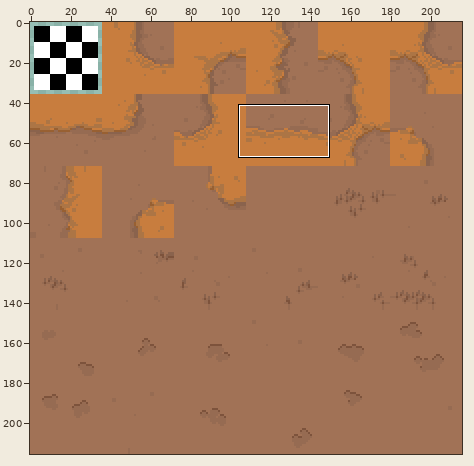
Two versions of one sprite sheet, tilesets/TileSet_ground_deco/output_tileset.png. The first picture is a wide view before the edit; the outline marks the close-up.
Close-up. As it was:
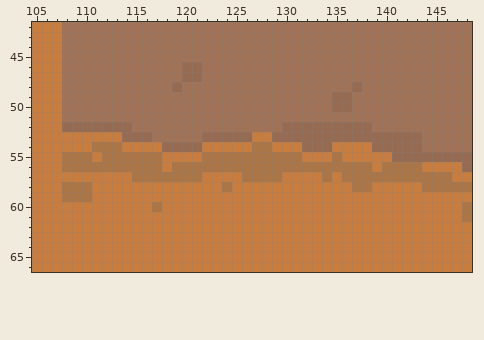
The file is 216x216 pixels. Shown: x 105..148, y 42..66.
Once edited:
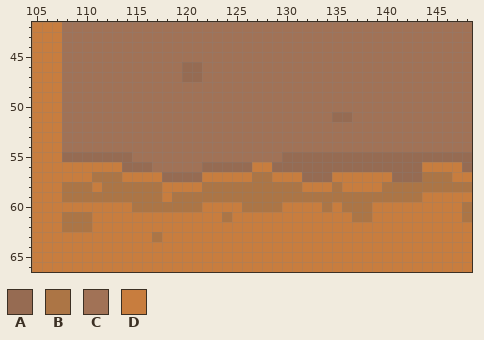
Palette (. is transparent): A #966b52  B #ac7545  C #a17256  D #c87d3e
Difference:
The author changed colour B to colour A in row 55 at x 108 to 110, 112 to 114, 130 to 131 and 135; in row 56 at x 114 to 116, 122 to 126, 129 to 138 and 140 to 143; in row 57 at x 118 to 121, 134 and 141 to 143.
The author changed colour C to colour A in row 51 at x 135 to 136.
The author changed colour D to colour A in row 55 at x 111, 132 to 134 and 136 to 140; in row 56 at x 139; in row 57 at x 132 to 133.
The author changed colour D to colour B in row 57 at x 111 to 113; in row 58 at x 112 to 117, 122 to 123, 125 to 131, 135 and 140 to 143; in row 59 at x 111 to 117 and 119 to 143; in row 60 at x 115 to 116, 118 to 121, 126 to 129, 134 and 136 to 138; in row 61 at x 108 to 110, 124 and 137 to 138; in row 62 at x 108 to 110.
The author changed colour D to colour B in row 63 at x 117.
The author changed colour A to colour C in row 48 at x 119 and 137; in rows 49 to 50 at x 135 to 136; in row 52 at x 108 to 114 and 130 to 138; in row 53 at x 114 to 116, 122 to 126 and 129 to 143; in row 54 at x 118 to 121, 132 to 134 and 139 to 143.
The author changed colour B to colour C in row 54 at x 111 to 113 and 127 to 128; in row 55 at x 115 to 117 and 122 to 129; in row 56 at x 117 and 119 to 121.
The author changed colour D to colour C in row 53 at x 108 to 113 and 127 to 128; in row 54 at x 108 to 110, 114 to 117, 122 to 126, 129 to 131 and 135 to 138; in row 55 at x 118 to 121; in row 56 at x 118.
The author changed colour B to colour D in row 56 at x 108 to 113 and 127 to 128; in row 57 at x 115 to 117, 126, 129 and 136 to 140; in row 58 at x 137 to 138.
Where, in picture pixels (left, top, right, bottom), the same in both close-ups:
changed: (62, 82, 422, 242)
